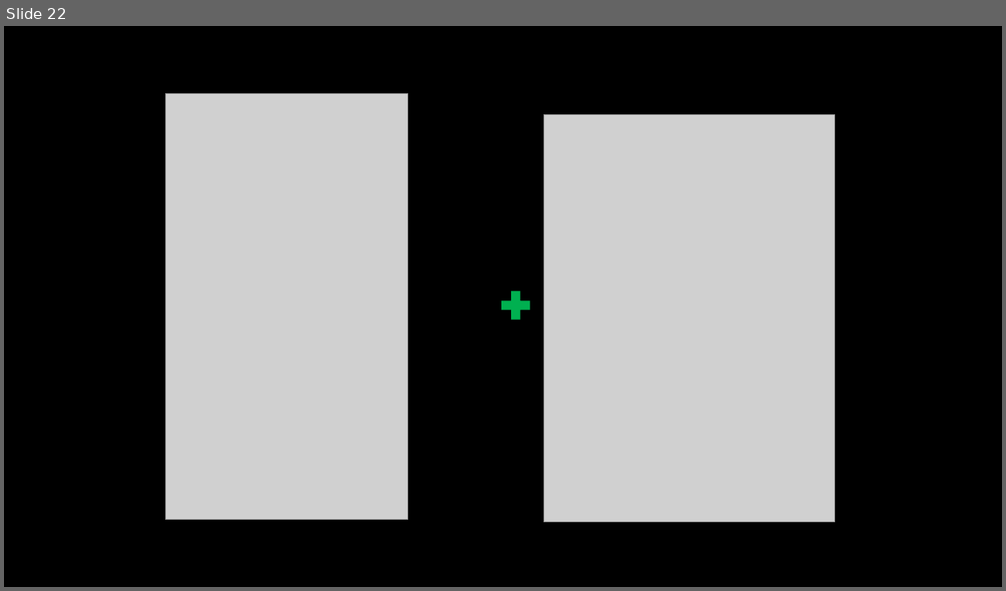
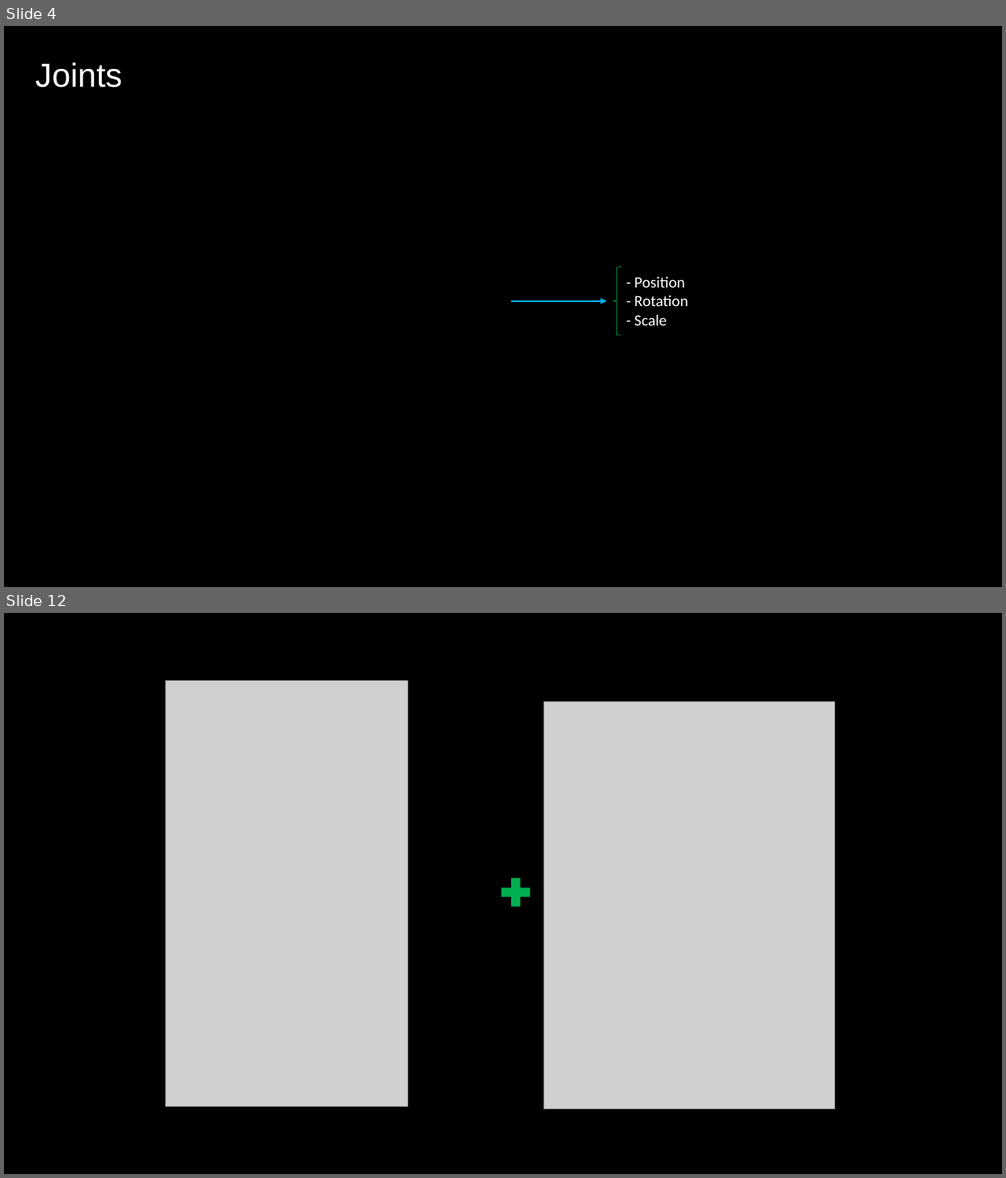
Before and after one commit to diegomacario/Animation-Experiments, a slide deck: documentation/Slides/Animation_3.pptx. Shown one above the other, each under a label of ours: slide 22 before the commit, slides 4 and 12 after it; the slides between them are not shown. The pictures are 1006x591 and 1006x1178 pixels, drawn with LibreOffice and Linux fonts; fonts in the diff are those of the drawing; grey boxes stand for pictures; background and template pictures are left out. Boxes give left, top, right and bottom in pixels: in the first picture for what was removed or moved away, otherwise in the second. Text is boxed around its words. In the diff, an @@ line names an element or a change of style, - is before the commit and + after.

```diff
--- a/documentation/Slides/Animation_3.pptx
+++ b/documentation/Slides/Animation_3.pptx
@@ slide 4 added at box(4, 26, 1002, 587), background picture (left out) @@
@@ text added at box(36, 62, 122, 88), 32 pt, text #FFFFFF @@
+Joints
@@ left brace added at box(612, 267, 621, 335), outline #00B050 0.5 pt @@
@@ text added at box(634, 276, 688, 326), 15 pt, text #FFFFFF @@
+- Position
+- Rotation
+- Scale
@@ arrow added from (511, 301) to (607, 301), #00B0F0 1.5 pt @@
@@ what was slide 22 is now slide 12 @@
```
Also in this commit, not shown: 2 slides changed, 7 other slides added, 21 slides removed.
